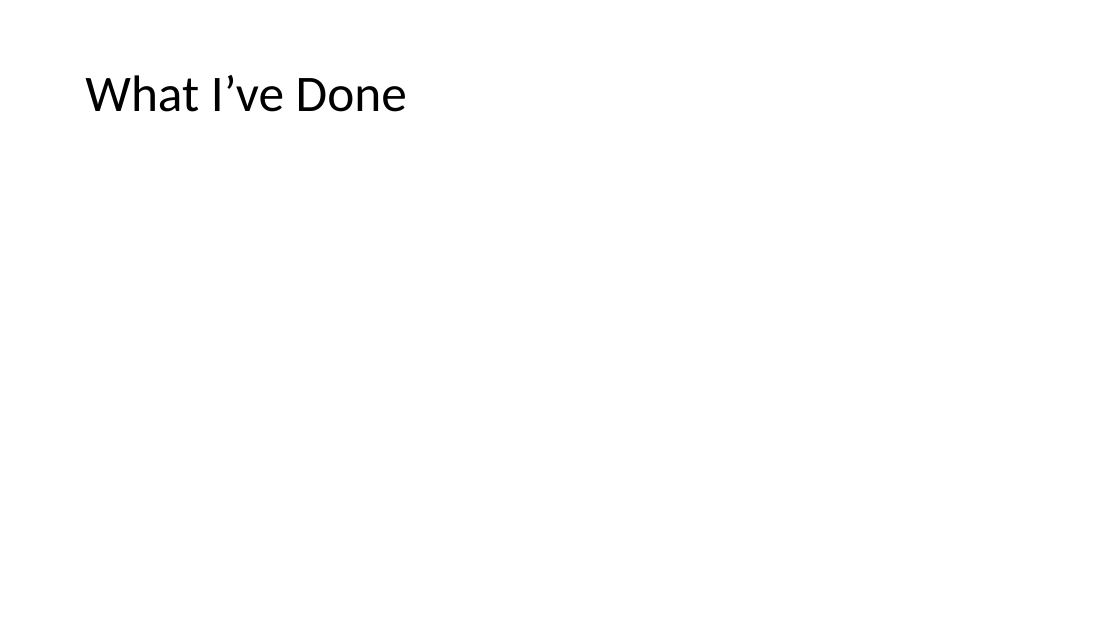
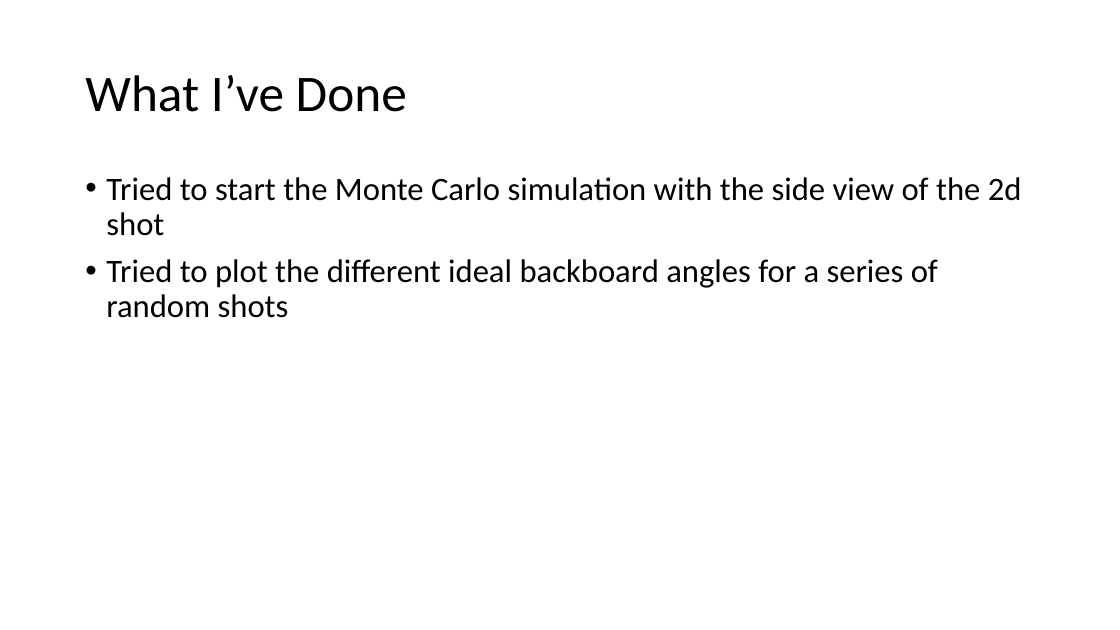
Before and after one commit to cawelch/hoop-never-misses, a slide deck: slide 2 of Weekly Presentations/Week 3.pptx. Drawn at 1120x630 pixels with LibreOffice and Linux fonts; fonts in the diff are those of the drawing. Boxes give left, top, right and bottom in pixels: in the first picture for what was removed or moved away, otherwise in the second. Text is boxed around its words. In the diff, an @@ line names an element or a change of style, - is before the commit and + after.

Commit message:
spent more time trying to get monte_carlo_two_d_shot.py working - still having trouble running the monte carlo simulation with the nested for loop

```diff
--- a/Weekly Presentations/Week 3.pptx
+++ b/Weekly Presentations/Week 3.pptx
@@ text added at box(106, 177, 1022, 318), 28 pt, text #000000 @@
+• Tried to start the Monte Carlo simulation with the side view of the 2d shot
+• Tried to plot the different ideal backboard angles for a series of random shots
```
Also in this commit, not shown: 3 other slides changed, 1 slide removed, 3 other files.
